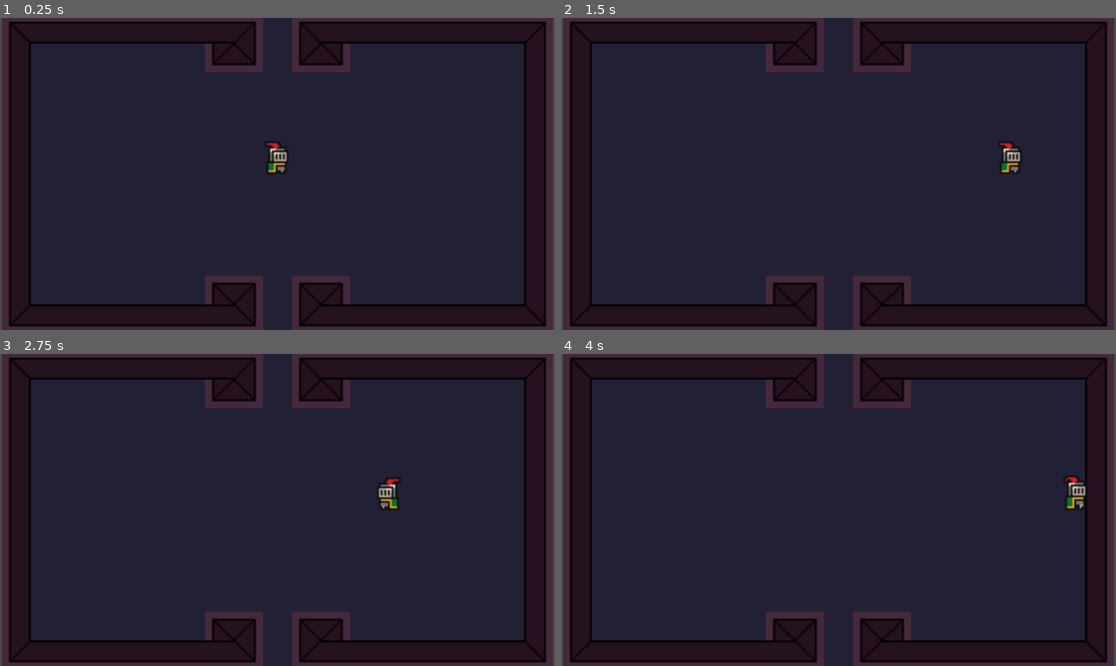
Above: before the commit, frames 1-4 (two rows, left to right).
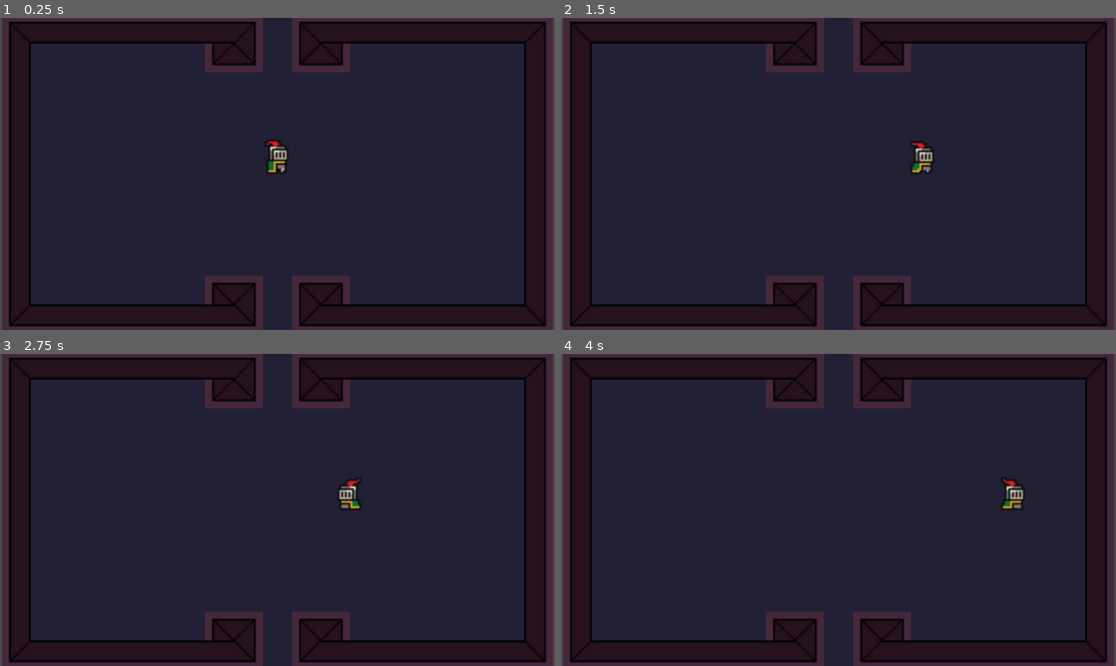
Above: after the commit, the same moments.

Repository: ReneZwiletitsch/PirateJam16
Game: Godot game, scene res://game.tscn
The game is run twice, just before and just after one commit, with the same random seed, the same clock (stepped at 60 frames per second) and the same inputs.
Inputs (mouse positions are in pixels of both pictures, inside the frame that each line leads up to):
- Up to frame 1 (0.25 s): no input
- Up to frame 2 (1.5 s): tap Enter (ui_accept) at 0.5, 0.6, 0.77, 1.07 s; move the mouse to (960, 158) at 0.52 s; hold D (right) from 0.53 s (still down); move the mouse to (727, 189) at 1.27 s; tap Mouse wheel up (ScrollZoomIn) at 1.35 s
- Up to frame 3 (2.75 s): tap Enter (ui_accept) at 1.52, 1.55, 1.82, 2.3 s; move the mouse to (333, 441) at 2.02 s; release D (right) at 2.03 s; hold A (left) from 2.03 s (still down); hold Mouse wheel down (ScrollZoomOut) from 2.03 s (still down)
- Up to frame 4 (4 s): move the mouse to (810, 572) at 2.77 s; release A (left) at 2.78 s; release Mouse wheel down (ScrollZoomOut) at 2.78 s; hold D (right) from 2.78 s (still down); click (810, 572) at 2.85 s; tap Enter (ui_accept) at 3.02, 3.05, 3.32, 3.77, 3.8 s; move the mouse to (1005, 556) at 3.52 s; hold C (necromancy) from 3.53 s (still down)

The runs differ from the first frame. In frame 1, 0.2% of the frame differs, in the area x 48-52%, y 38-49%; in frame 2, 0.6%; in frame 3, 0.6%; in frame 4, 0.6%, in the area x 79-95%, y 38-50%.

Commit message:
Node State
Implemented the node state if the state of the player ever changes. Idling, walking, or possibly changing the animation and sprite of the player character.

Diff:
--- a/piratejam16/game.tscn
+++ b/piratejam16/game.tscn
@@ -1,8 +1,7 @@
-[gd_scene load_steps=2 format=3 uid="uid://do5rj2k3k24xt"]
-
-[ext_resource type="PackedScene" uid="uid://bqvoixwaff742" path="res://Scenes/player.tscn" id="1_nnp71"]
+[gd_scene load_steps=6 format=4 uid="uid://do5rj2k3k24xt"]
 
 [ext_resource type="Texture2D" uid="uid://b6cup8j5libu0" path="res://assets/tiles/tiles_dungeon_2.png" id="1_noskd"]
+[ext_resource type="PackedScene" uid="uid://cl0f7pp1rg8h1" path="res://player.tscn" id="2_ny7hd"]
 
 [sub_resource type="NavigationPolygon" id="NavigationPolygon_ba4cn"]
 vertices = PackedVector2Array(8, 8, -8, 8, -8, -8, 8, -8)
@@ -43,7 +42,7 @@
 tile_map_data = PackedByteArray("AAAAAAAAAgAAAAAAAAAAAAoAAgAAAAcAAAAAAAEAAgAAAAEAAAAAAAIAAgAAAAEAAAAAAAMAAgAAAAEAAAAAAA …(3264 unchanged characters)…
 tile_set = SubResource("TileSet_msoiy")
 
-[node name="Player" parent="." instance=ExtResource("1_nnp71")]
+[node name="Player" parent="." instance=ExtResource("2_ny7hd")]
 
 [node name="Camera2D" type="Camera2D" parent="."]
 zoom = Vector2(3.765, 3.765)
--- a/piratejam16/player.tscn
+++ b/piratejam16/player.tscn
@@ -1,42 +1,162 @@
-[gd_scene load_steps=9 format=3 uid="uid://cl0f7pp1rg8h1"]
+[gd_scene load_steps=28 format=3 uid="uid://cl0f7pp1rg8h1"]
 
 [ext_resource type="Script" path="res://scripts/player.gd" id="1_ol2ut"]
 [ext_resource type="Texture2D" uid="uid://g7t1b11dyq6v" path="res://assets/sprites/temporary/knight.png" id="2_qvo5m"]
+[ext_resource type="Script" path="res://scripts/state_machine/node_state_machine.gd" id="3_c1p03"]
+[ext_resource type="Script" path="res://scripts/idle.gd" id="4_wvu4u"]
+[ext_resource type="Script" path="res://scripts/walking.gd" id="5_v0ede"]
 
-[sub_resource type="AtlasTexture" id="AtlasTexture_ctydv"]
+[sub_resource type="AtlasTexture" id="AtlasTexture_l1yv2"]
 atlas = ExtResource("2_qvo5m")
 region = Rect2(0, 0, 32, 32)
 
-[sub_resource type="AtlasTexture" id="AtlasTexture_fx05x"]
+[sub_resource type="AtlasTexture" id="AtlasTexture_af8x3"]
 atlas = ExtResource("2_qvo5m")
 region = Rect2(32, 0, 32, 32)
 
-[sub_resource type="AtlasTexture" id="AtlasTexture_a0qnk"]
+[sub_resource type="AtlasTexture" id="AtlasTexture_phvyf"]
 atlas = ExtResource("2_qvo5m")
 region = Rect2(64, 0, 32, 32)
 
-[sub_resource type="AtlasTexture" id="AtlasTexture_80clh"]
+[sub_resource type="AtlasTexture" id="AtlasTexture_pmlxb"]
 atlas = ExtResource("2_qvo5m")
 region = Rect2(96, 0, 32, 32)
+
+[sub_resource type="AtlasTexture" id="AtlasTexture_aimut"]
+atlas = ExtResource("2_qvo5m")
+region = Rect2(0, 64, 32, 32)
+
+[sub_resource type="AtlasTexture" id="AtlasTexture_ajbb2"]
+atlas = ExtResource("2_qvo5m")
+region = Rect2(32, 64, 32, 32)
+
+[sub_resource type="AtlasTexture" id="AtlasTexture_jmfnb"]
+atlas = ExtResource("2_qvo5m")
+region = Rect2(64, 64, 32, 32)
+
+[sub_resource type="AtlasTexture" id="AtlasTexture_bv7n3"]
+atlas = ExtResource("2_qvo5m")
+region = Rect2(96, 64, 32, 32)
+
+[sub_resource type="AtlasTexture" id="AtlasTexture_jg4qm"]
+atlas = ExtResource("2_qvo5m")
+region = Rect2(128, 64, 32, 32)
+
+[sub_resource type="AtlasTexture" id="AtlasTexture_jbryi"]
+atlas = ExtResource("2_qvo5m")
+region = Rect2(160, 64, 32, 32)
+
+[sub_resource type="AtlasTexture" id="AtlasTexture_02lfq"]
+atlas = ExtResource("2_qvo5m")
+region = Rect2(192, 64, 32, 32)
+
+[sub_resource type="AtlasTexture" id="AtlasTexture_qw6qo"]
+atlas = ExtResource("2_qvo5m")
+region = Rect2(224, 64, 32, 32)
+
+[sub_resource type="AtlasTexture" id="AtlasTexture_3uurj"]
+atlas = ExtResource("2_qvo5m")
+region = Rect2(0, 96, 32, 32)
+
+[sub_resource type="AtlasTexture" id="AtlasTexture_8ogsl"]
+atlas = ExtResource("2_qvo5m")
+region = Rect2(32, 96, 32, 32)
+
+[sub_resource type="AtlasTexture" id="AtlasTexture_la2cg"]
+atlas = ExtResource("2_qvo5m")
+region = Rect2(64, 96, 32, 32)
+
+[sub_resource type="AtlasTexture" id="AtlasTexture_bpuei"]
+atlas = ExtResource("2_qvo5m")
+region = Rect2(96, 96, 32, 32)
+
+[sub_resource type="AtlasTexture" id="AtlasTexture_idwe8"]
+atlas = ExtResource("2_qvo5m")
+region = Rect2(128, 96, 32, 32)
+
+[sub_resource type="AtlasTexture" id="AtlasTexture_1f1tq"]
+atlas = ExtResource("2_qvo5m")
+region = Rect2(160, 96, 32, 32)
+
+[sub_resource type="AtlasTexture" id="AtlasTexture_6bctk"]
+atlas = ExtResource("2_qvo5m")
+region = Rect2(192, 96, 32, 32)
+
+[sub_resource type="AtlasTexture" id="AtlasTexture_donlp"]
+atlas = ExtResource("2_qvo5m")
+region = Rect2(224, 96, 32, 32)
 
 [sub_resource type="SpriteFrames" id="SpriteFrames_ka5f8"]
 animations = [{
 "frames": [{
 "duration": 1.0,
-"texture": SubResource("AtlasTexture_ctydv")
+"texture": SubResource("AtlasTexture_l1yv2")
 }, {
 "duration": 1.0,
-"texture": SubResource("AtlasTexture_fx05x")
+"texture": SubResource("AtlasTexture_af8x3")
 }, {
 "duration": 1.0,
-"texture": SubResource("AtlasTexture_a0qnk")
+"texture": SubResource("AtlasTexture_phvyf")
 }, {
 "duration": 1.0,
-"texture": SubResource("AtlasTexture_80clh")
+"texture": SubResource("AtlasTexture_pmlxb")
 }],
 "loop": true,
 "name": &"idle",
 "speed": 5.0
+}, {
+"frames": [{
+"duration": 1.0,
+"texture": SubResource("AtlasTexture_aimut")
+}, {
+"duration": 1.0,
+"texture": SubResource("AtlasTexture_ajbb2")
+}, {
+"duration": 1.0,
+"texture": SubResource("AtlasTexture_jmfnb")
+}, {
+"duration": 1.0,
+"texture": SubResource("AtlasTexture_bv7n3")
+}, {
+"duration": 1.0,
+"texture": SubResource("AtlasTexture_jg4qm")
+}, {
+"duration": 1.0,
+"texture": SubResource("AtlasTexture_jbryi")
+}, {
+"duration": 1.0,
+"texture": SubResource("AtlasTexture_02lfq")
+}, {
+"duration": 1.0,
+"texture": SubResource("AtlasTexture_qw6qo")
+}, {
+"duration": 1.0,
+"texture": SubResource("AtlasTexture_3uurj")
+}, {
+"duration": 1.0,
+"texture": SubResource("AtlasTexture_8ogsl")
+}, {
+"duration": 1.0,
+"texture": SubResource("AtlasTexture_la2cg")
+}, {
+"duration": 1.0,
+"texture": SubResource("AtlasTexture_bpuei")
+}, {
+"duration": 1.0,
+"texture": SubResource("AtlasTexture_idwe8")
+}, {
+"duration": 1.0,
+"texture": SubResource("AtlasTexture_1f1tq")
+}, {
+"duration": 1.0,
+"texture": SubResource("AtlasTexture_6bctk")
+}, {
+"duration": 1.0,
+"texture": SubResource("AtlasTexture_donlp")
+}],
+"loop": true,
+"name": &"walking",
+"speed": 10.0
 }]
 
 [sub_resource type="RectangleShape2D" id="RectangleShape2D_eu7ag"]
@@ -50,8 +170,23 @@
 sprite_frames = SubResource("SpriteFrames_ka5f8")
 animation = &"idle"
 autoplay = "idle"
-frame_progress = 0.118025
+frame = 2
+frame_progress = 0.751989
 
 [node name="CollisionShape2D" type="CollisionShape2D" parent="."]
 position = Vector2(0, -7.5)
 shape = SubResource("RectangleShape2D_eu7ag")
+
+[node name="State Machine" type="Node" parent="." node_paths=PackedStringArray("initial_node_state")]
+script = ExtResource("3_c1p03")
+initial_node_state = NodePath("Idle")
+
+[node name="Idle" type="Node" parent="State Machine" node_paths=PackedStringArray("player", "animated_sprite_2d")]
+script = ExtResource("4_wvu4u")
+player = NodePath("../..")
+animated_sprite_2d = NodePath("../../AnimatedSprite2D")
+
+[node name="Walking" type="Node" parent="State Machine" node_paths=PackedStringArray("player", "animated_sprite_2d")]
+script = ExtResource("5_v0ede")
+player = NodePath("../..")
+animated_sprite_2d = NodePath("../../AnimatedSprite2D")
--- /dev/null
+++ b/piratejam16/scripts/game_input_events.gd
@@ -0,0 +1,15 @@
+class_name GameInputEvents
+
+static var direction: Vector2
+
+static func movement_input() -> Vector2:
+	direction = Input.get_vector("left", "right", "up", "down")
+
+	return direction
+
+
+static func is_movement_input() -> bool:
+	if direction != Vector2(0, 0):
+		return true
+	else:
+		return false
--- /dev/null
+++ b/piratejam16/scripts/idle.gd
@@ -0,0 +1,26 @@
+extends NodeState
+@export var player: Player
+@export var animated_sprite_2d: AnimatedSprite2D
+
+
+func _on_process(_delta : float) -> void:
+	pass
+
+
+func _on_physics_process(_delta : float) -> void:
+	pass
+
+
+func _on_next_transitions() -> void:
+	GameInputEvents.movement_input()
+
+	if GameInputEvents.is_movement_input():
+		transition.emit("Walking")
+
+
+func _on_enter() -> void:
+	animated_sprite_2d.play("idle")
+
+
+func _on_exit() -> void:
+	animated_sprite_2d.stop()
--- a/piratejam16/scripts/player.gd
+++ b/piratejam16/scripts/player.gd
@@ -1,27 +1,2 @@
+class_name Player
 extends CharacterBody2D
-@onready var characterSprite: AnimatedSprite2D = $AnimatedSprite2D
-
-
-const SPEED = 100.0
-# const JUMP_VELOCITY = -400.0
-
-
-func _physics_process(delta: float) -> void:
-	# Worry about gravity later if needed
-	#if not is_on_floor():
-		#velocity += get_gravity() * delta
-
-	# Not worried about jumping atm
-	#if Input.is_action_just_pressed("ui_accept") and is_on_floor():
-		#velocity.y = JUMP_VELOCITY
-
-	# Get the input direction and handle the movement/deceleration.
-	# As good practice, you should replace UI actions with custom gameplay actions.
-	var direction := Input.get_vector("left", "right", "up", "down")
-	if direction.x < 0:
-		characterSprite.flip_h = true
-	elif direction.x > 0:
-		characterSprite.flip_h = false
-	velocity = direction * SPEED
-
-	move_and_slide()
--- /dev/null
+++ b/piratejam16/scripts/state_machine/node_state.gd
@@ -0,0 +1,24 @@
+class_name NodeState
+extends Node
+
+@warning_ignore("unused_signal")
+signal transition
+
+func _on_process(_delta : float) -> void:
+	pass
+
+
+func _on_physics_process(_delta : float) -> void:
+	pass
+
+
+func _on_next_transitions() -> void:
+	pass
+
+
+func _on_enter() -> void:
+	pass
+
+
+func _on_exit() -> void:
+	pass
--- /dev/null
+++ b/piratejam16/scripts/state_machine/node_state_machine.gd
@@ -0,0 +1,54 @@
+class_name NodeStateMachine
+extends Node
+
+@export var initial_node_state : NodeState
+
+var node_states : Dictionary = {}
+var current_node_state : NodeState
+var current_node_state_name : String
+var parent_node_name: String
+
+
+func _ready() -> void:
+	parent_node_name = get_parent().name
+
+	for child in get_children():
+		if child is NodeState:
+			node_states[child.name.to_lower()] = child
+			child.transition.connect(transition_to)
+
+	if initial_node_state:
+		initial_node_state._on_enter()
+		current_node_state = initial_node_state
+		current_node_state_name = current_node_state.name.to_lower()
+
+
+func _process(delta : float) -> void:
+	if current_node_state:
+		current_node_state._on_process(delta)
+
+
+func _physics_process(delta: float) -> void:
+	if current_node_state:
+		current_node_state._on_physics_process(delta)
+		current_node_state._on_next_transitions()
+		#print(parent_node_name, " Current State: ", current_node_state_name)
+
+
+func transition_to(node_state_name : String) -> void:
+	if node_state_name == current_node_state.name.to_lower():
+		return
+
+	var new_node_state = node_states.get(node_state_name.to_lower())
+
+	if !new_node_state:
+		return
+
+	if current_node_state:
+		current_node_state._on_exit()
+
+	new_node_state._on_enter()
+
+	current_node_state = new_node_state
+	current_node_state_name = current_node_state.name.to_lower()
+	#print("Current State: ", current_node_state_name)
--- /dev/null
+++ b/piratejam16/scripts/walking.gd
@@ -0,0 +1,33 @@
+extends NodeState
+@export var player: Player
+@export var animated_sprite_2d: AnimatedSprite2D
+
+var direction: Vector2
+static var speed: int = 50
+
+func _on_process(_delta : float) -> void:
+	pass
+
+
+func _on_physics_process(_delta : float) -> void:
+	direction = GameInputEvents.movement_input()
+
+	if direction.x > 0:
+		animated_sprite_2d.flip_h = false
+	elif direction.x < 0:
+		animated_sprite_2d.flip_h = true
+
+	player.velocity = direction * speed
+	player.move_and_slide()
+
+
+func _on_next_transitions() -> void:
+	if not GameInputEvents.is_movement_input():
+		transition.emit("Idle")
+
+func _on_enter() -> void:
+	animated_sprite_2d.play("walking")
+
+
+func _on_exit() -> void:
+	animated_sprite_2d.stop()
